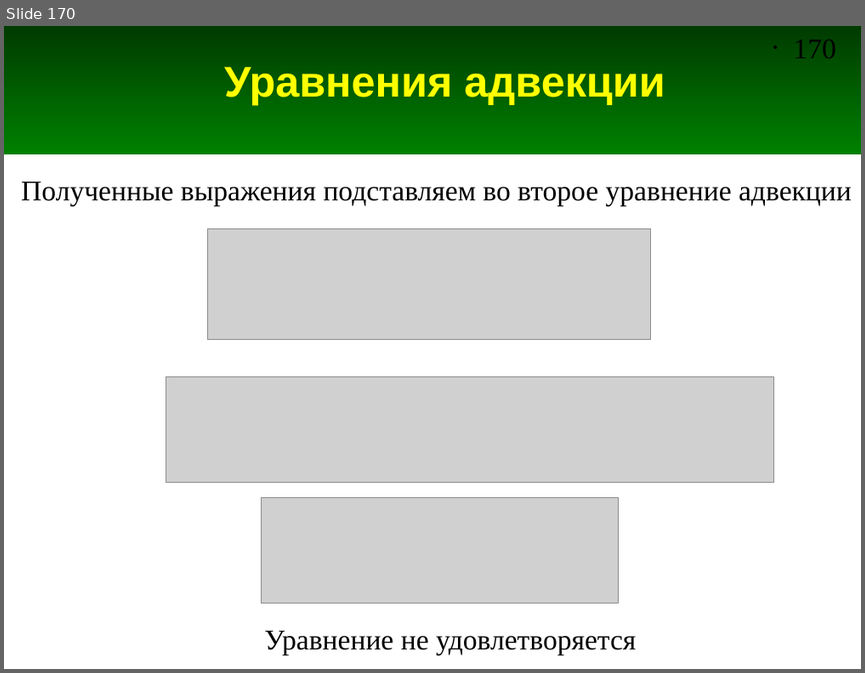
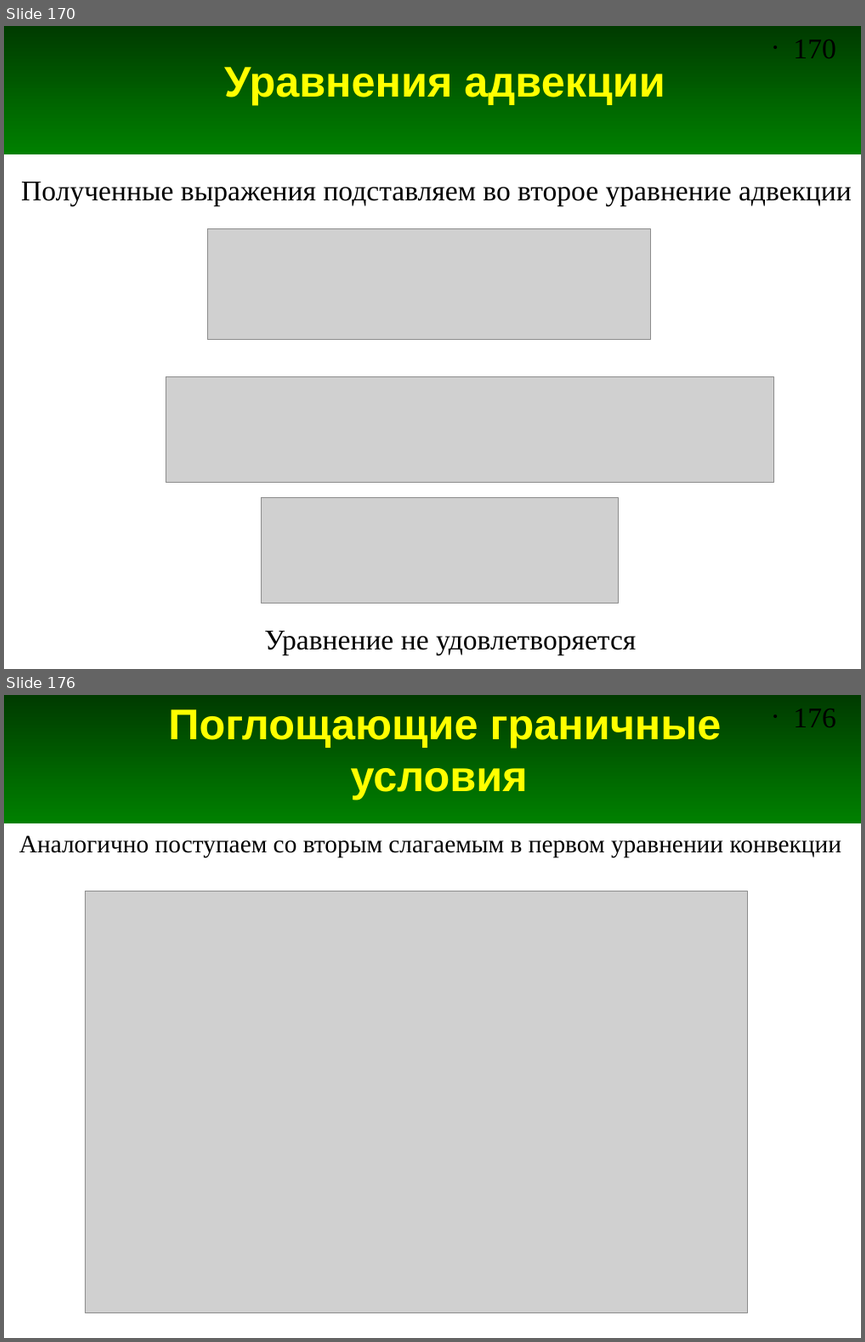
Before and after one commit to andris0147sv/modelling, a slide deck: presentations/2. FDTD.odp. Shown one above the other, each under a label of ours: slide 170 before the commit, slides 170 and 176 after it; the slides between them are not shown. The pictures are 865x673 and 865x1342 pixels, drawn with LibreOffice and Linux fonts; fonts in the diff are those of the drawing; grey boxes stand for pictures. Boxes give left, top, right and bottom in pixels: in the first picture for what was removed or moved away, otherwise in the second. Text is boxed around its words. In the diff, an @@ line names an element or a change of style, - is before the commit and + after.

Commit message:
Добавлены слайды про граинчные условия ABC первого порядка

```diff
--- a/presentations/2. FDTD.odp
+++ b/presentations/2. FDTD.odp
@@ slide 176 added at <box>4,695,861,1338</box>, background #FFFFFF; not listed: 2 template elements that a slide beside it also shows @@
@@ title added at <box>168,709,721,800</box>, 36 pt, text #FFFF00, bold @@
+Поглощающие граничные условия
@@ text added at <box>19,835,841,857</box>, 21 pt, text #000000 @@
+Аналогично поступаем со вторым слагаемым в первом уравнении конвекции
@@ picture added at <box>86,891,747,1313</box> @@
```
Also in this commit, not shown: 1 slide changed, 8 other slides added, 1 other file.
